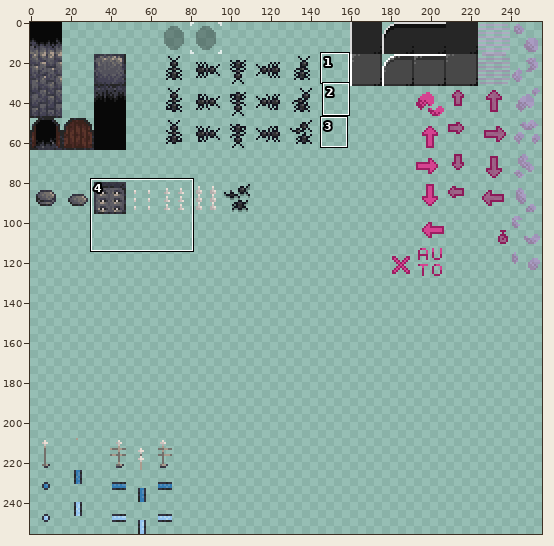
Two versions of one sprite sheet, resources/sprites.png. The first picture is a wide view before the edit; the outline marks the close-up.
Close-up. The starting point:
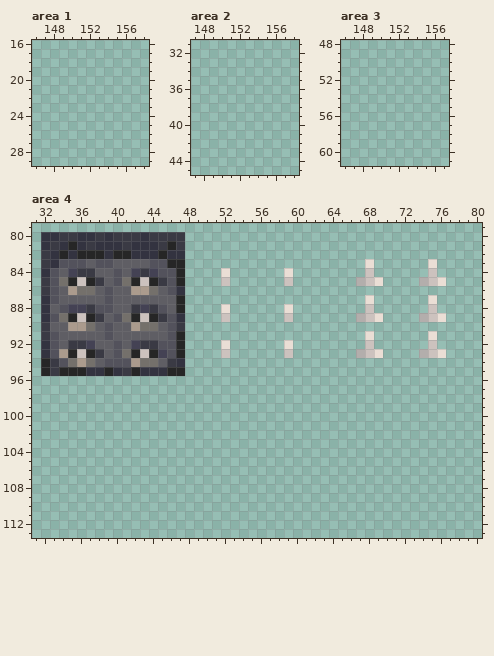
The file is 256x256 pixels. Colours within 5 levels of each other are drawn and written as one. Shown: area 1: x 146..158, y 16..29; area 2: x 147..158, y 31..45; area 3: x 146..157, y 48..61; area 4: x 31..80, y 79..113. The commit also changed other parts of the picture, which this record leaves out.
The result:
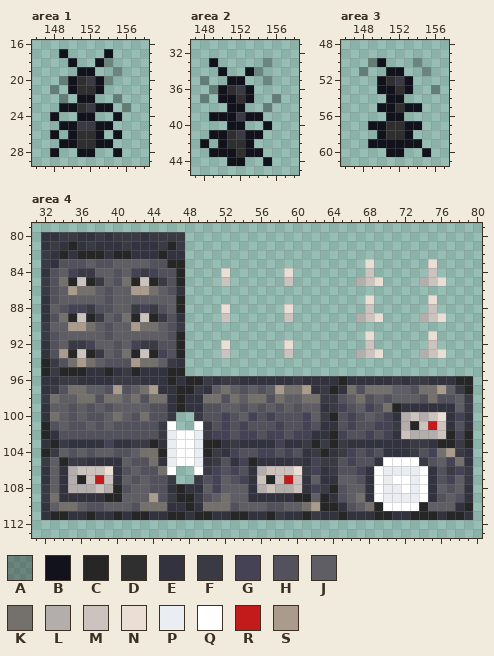
Palette (. is transparent): A #0000004c  B #12121c  C #262626  D #2f2f2f  E #333340  F #3a3a44  G #444254  H #53525c  J #5f5e64  K #74706b  L #b3aeac  M #ccc2be  N #eaded5  P #eaeef2  Q #ffffff  R #c31b1b  S #ab9b8d
What changed:
--- area 1
@@ x 146..158 @@
 16 .............
-17 .............
-18 .............
-19 .............
-20 .............
-21 .............
-22 .............
-23 .............
-24 .............
-25 .............
-26 .............
-27 .............
-28 .............
+17 ...B....B....
+18 ....B..BA....
+19 .....BB..A...
+20 ...ABDFBA....
+21 ..A.BDDB.....
+22 ...A.BB..A...
+23 ...BBDFBB.A..
+24 ..B..BB..B...
+25 ...BBFFBB....
+26 ..B.BDDB.B...
+27 ...BBDDBB....
+28 ..B..BB..B...
 29 .............
--- area 2
@@ x 147..158 @@
 32 ............
-33 ............
-34 ............
-35 ............
-36 ............
-37 ............
-38 ............
-39 ............
-40 ............
-41 ............
-42 ............
-43 ............
-44 ............
+33 ..B.....A...
+34 ...B..BA....
+35 .A..BB..A...
+36 ..ABDFB.....
+37 .A.BBDB..A..
+38 ....BB..A...
+39 ..BBBFBB....
+40 ....BB..B...
+41 ..BBDFBB....
+42 .B.BDDB.....
+43 ..BBBDBB....
+44 ....BB..B...
 45 ............
--- area 3
@@ x 146..157 @@
 49 ............
-50 ............
-51 ............
-52 ............
-53 ............
-54 ............
-55 ............
-56 ............
-57 ............
-58 ............
-59 ............
-60 ............
+50 ...AB...A...
+51 ..A..BB..A..
+52 ....BDFB....
+53 ....BBDB..A.
+54 .....BB.....
+55 ....BBDBB...
+56 .....BB.....
+57 ...BBDDBB...
+58 ....BDDB....
+59 ...BBBBBB...
+60 .....BB..B..
 61 ............
--- area 4
@@ x 31..80 @@
  95 .CFCCCEECEFCEEECC.................................
- 96 ..................................................
- 97 ..................................................
- 98 ..................................................
- 99 ..................................................
-100 ..................................................
-101 ..................................................
-102 ..................................................
-103 ..................................................
-104 ..................................................
-105 ..................................................
-106 ..................................................
-107 ..................................................
-108 ..................................................
-109 ..................................................
-110 ..................................................
-111 ..................................................
+ 96 .EEFFEEEEFFFEEECECCFEFFEEEEEEFEEEECEEEEEFEFFEEECC.
+ 97 .EFHKKJJHSHJKSEECCFEJKJHJHJSKKSEFCEKHKKKJJHKKSJFC.
+ 98 .FKJJKKHKKJKHKKECEEKKHKJKKHKJJKKFFHJKHJHJJJHKHHJF.
+ 99 .EJJHJHJHJJJJHHECEEHHJJHJHJHJHJJEFGHJGHKCEEEEEEJF.
+100 .EKJHJHHJKJHKHHF..FHHGHJGHGHHHGJFCHGHJHGELMLMNEGE.
+101 .CHJHHJHJHHHHHFQ..QFHGHGHHHGHHGHEEHGHHGGFLCMRMEHE.
+102 .CEHHHHHHHHHHHFPQQPFGGHGGHGGHGGEECGHHGHGEMLLLMCGC.
+103 .ECFEEEEGEEFFCEPQQPCCEFEEEEGEEFCFCFEEEEEEEFFECCFC.
+104 .CFJHJHJJHHJKKCPQQPCFEGHHGGHGHEFCEFGHGHEEEFHGKSFE.
+105 .FJCFFEEEEJHHKEPQQPEFHEGCEEEEFEGFFHGHHEQQQQFHJGKE.
+106 .EJELMMMNEHJHHKQ..QFGHGHELMMMNFGEFHHGEQPPPPQEHFGF.
+107 .EJELCMRMEJHJHHF..FHGJHGEMCMRMEJEEJJHEQPQQPQEHGJF.
+108 .FJELLLMLCHJJHHECEEJGJJJELMLLMEGFCHJJEQPPQPQEJHJE.
+109 .FKEEEEECCJJJSHFCCFHJKJJEEEEECCJCEHJKEQPPPPQEHJHE.
+110 .EJKKJHHJJJHKKKEECEKKKHJJJHHJJKSCCEHJKCQQQQCJJJEC.
+111 .ECCEECEECECCEECCECCEECCEECFEECFEECEEECCEECCCECCE.
 112 ..................................................
